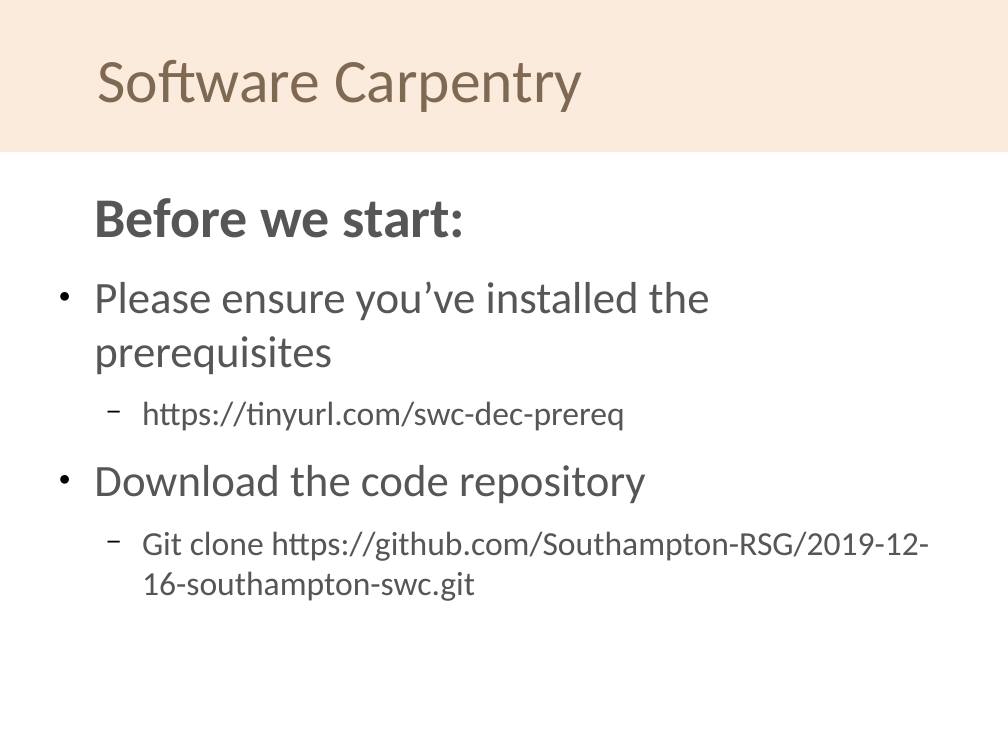
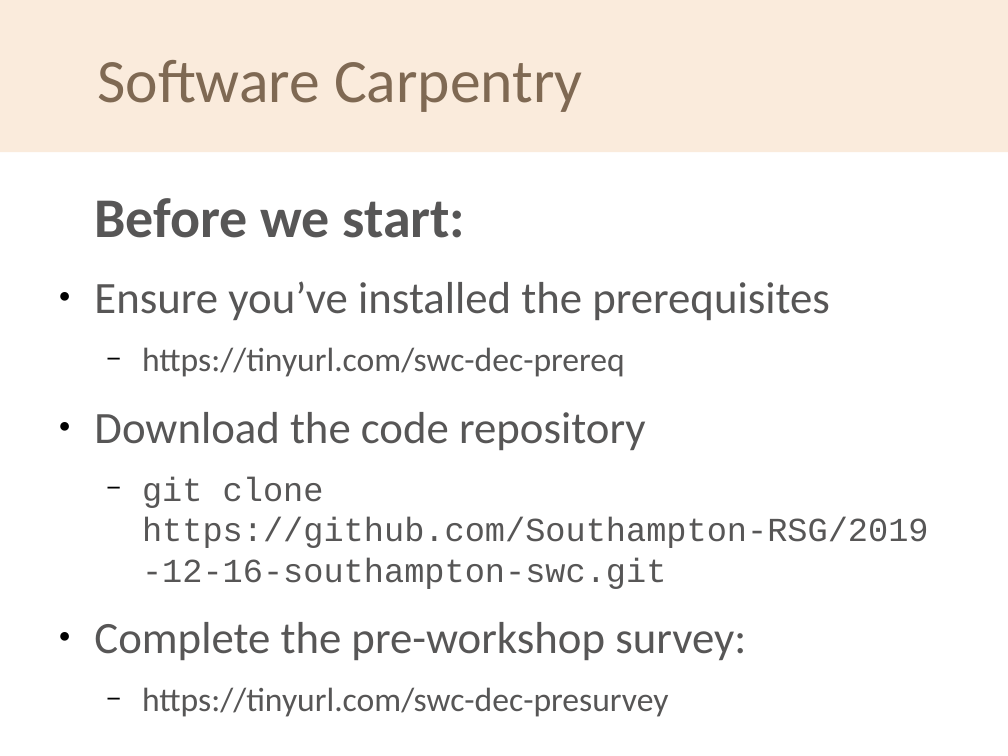
Before and after one commit to Southampton-RSG/2021-11-1-socobio-crs, a slide deck: slide 2 of welcome/swc-rsg-short-intro.odp. Drawn at 1008x756 pixels with LibreOffice and Linux fonts; fonts in the diff are those of the drawing; background and template pictures are left out. Boxes give left, top, right and bottom in pixels: in the first picture for what was removed or moved away, otherwise in the second. Text is boxed around its words. In the diff, an @@ line names an element or a change of style, - is before the commit and + after.

Commit message:
Update introduction to refer to 2019 soton software survey

```diff
--- a/welcome/swc-rsg-short-intro.odp
+++ b/welcome/swc-rsg-short-intro.odp
@@ text at <box>94,281,830,320</box>: text changed @@
-● Please ensure you’ve installed the prerequisites
+● Ensure you’ve installed the prerequisites
@@ text at <box>94,477,929,717</box>: text changed; font Calibri to Courier New @@
-  − Git clone https://github.com/Southampton-RSG/2019-12-16-southampton-swc.git
+  − git clone https://github.com/Southampton-RSG/2019-12-16-southampton-swc.git
+● Complete the pre-workshop survey:
+  − https://tinyurl.com/swc-dec-presurvey
```
Also in this commit, not shown: 2 other slides changed, 4 slides added, 1 slide removed, 1 other file.
